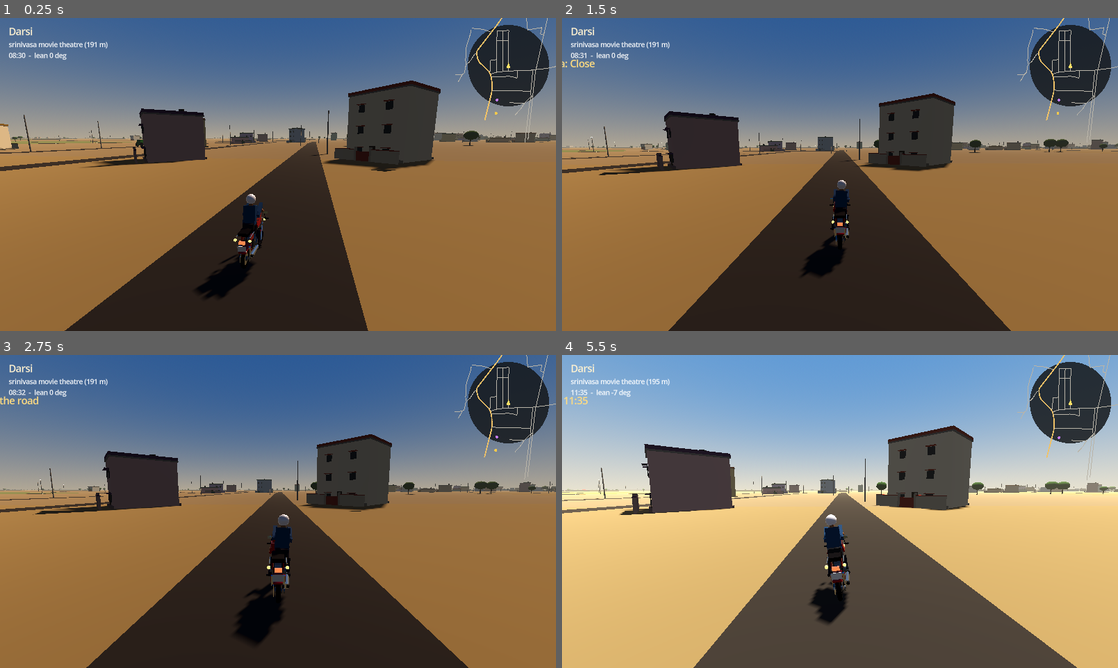
Above: before the commit, frames 1-4 (two rows, left to right).
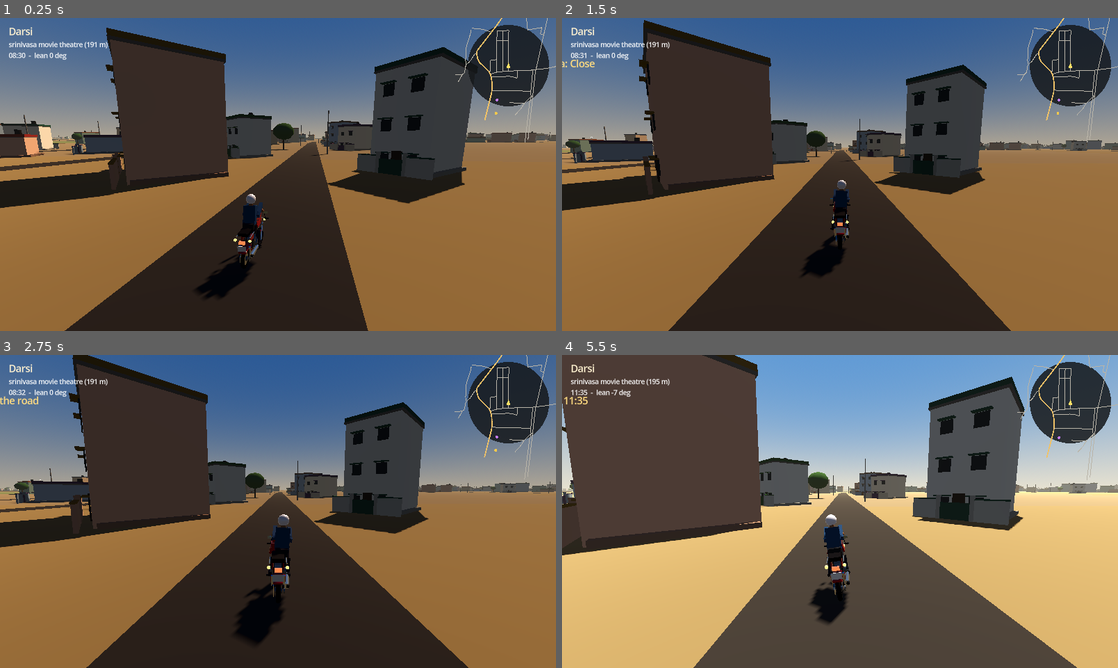
Above: after the commit, the same moments.

Repository: Shasank-Bommineni/Darsi
Game: Godot game, scene res://scenes/main.tscn
Two runs of this game, one before a commit and one after it. Both use one fixed random seed, a clock stepped at 60 frames per second and the inputs below.
Inputs:
- Up to frame 1 (0.25 s): no input
- Up to frame 2 (1.5 s): tap Enter at 0.5 s; hold D (steer_right) 0.53-1.28 s; hold E (interact) 0.53-1.28 s; hold S (brake) from 1.28 s (still down); tap C (toggle_camera) at 1.35 s
- Up to frame 3 (2.75 s): release S (brake) at 2.03 s; hold D (steer_right) from 2.03 s (still down); tap R at 2.1 s
- Up to frame 4 (5.5 s): release D (steer_right) at 2.78 s; hold W (accelerate) 2.78-3.53 s; tap one key every 0.75 s from 2.85 s: F H L T; hold A (steer_left) 3.53-5.03 s; hold S (brake) from 5.03 s (still down)

The runs differ from the first frame. In frame 1, 19% of the frame differs, in the area x 0-100%, y 3-61%; in frame 2, 17%; in frame 3, 18%; in frame 4, 27%, in the area x 0-100%, y 0-64%.

Commit message:
fix: setback must clear the road corridor cell, giving continuous frontage
Co-authored-by: arena-agent <297053741+arena-agent@users.noreply.github.com>

Diff:
--- a/scripts/world_builder.gd
+++ b/scripts/world_builder.gd
@@ -457,7 +457,7 @@
 				var position: Vector2 = sample.position
 				var tangent: Vector2 = sample.tangent
 				var normal: Vector2 = Vector2(-tangent.y, tangent.x) * side
-				var setback := rng.randf_range(1.8, 4.0)
+				var setback := rng.randf_range(2.8, 5.0)
 				var depth := rng.randf_range(7.0, 13.0)
 				var centre: Vector2 = position + normal * (half_width + setback + depth * 0.5)
 				if abs(centre.x) > half_x - 20.0 or abs(centre.y) > half_y - 20.0:
